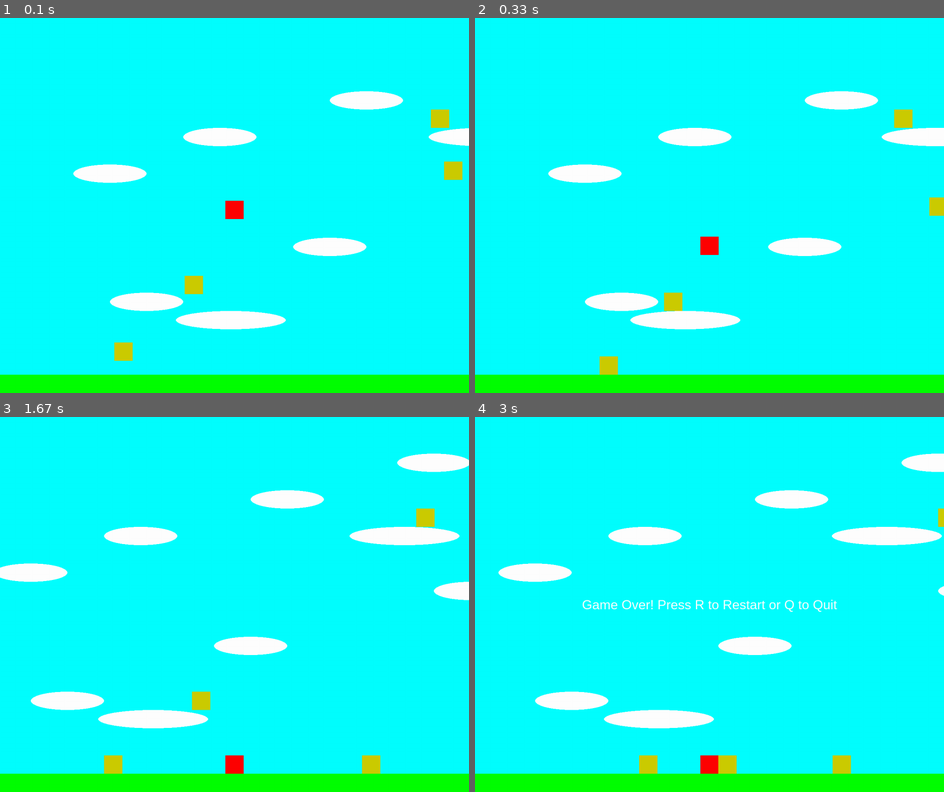
Above: before the commit, frames 1-4 (two rows, left to right).
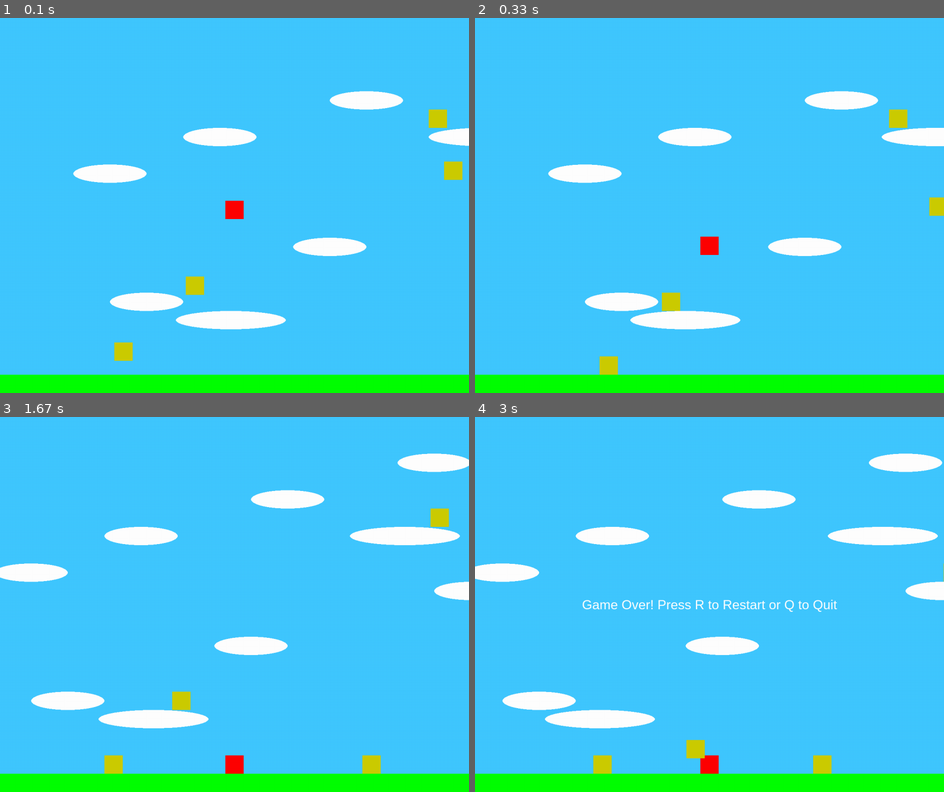
Above: after the commit, the same moments.

Repository: vilaca/pygame-test
Game: pygame game, started from super_mario.py
Same seed, same stepped clock (60 frames per second), same inputs: the game is played once before the commit and once after it.
Inputs:
- Up to frame 1 (0.1 s): no input
- Up to frame 2 (0.33 s): no input
- Up to frame 3 (1.67 s): hold Right 0.33-0.8 s; hold Right 0.83-1.3 s; hold Left from 1.33 s (still down)
- Up to frame 4 (3 s): release Left at 1.87 s; hold Left 1.9-2.3 s; hold Right 2.33-2.97 s

The runs differ from the first frame. In frame 1, 90% of the frame differs, in the area x 0-100%, y 0-96%; in frame 2, 90%; in frame 3, 89%; in frame 4, 92%.

Commit message:
improve sky color, clouds push stronger

Diff:
--- a/super_mario.py
+++ b/super_mario.py
@@ -11,7 +11,7 @@
 FPS = 60
 
 # Colors
-CYAN = (0, 255, 255)
+CYAN = (64, 200, 255)
 RED = (255, 0, 0)
 GREEN = (0, 255, 0)
 DARK_YELLOW = (204, 204, 0)
@@ -261,7 +261,7 @@
             delta_x = platform.update()
             for entity in [player] + [foe for foe in foes]:
                 if entity.on_moving_platform == platform:
-                    entity.rect.x += delta_x * 2
+                    entity.rect.x += delta_x * 2.5
 
         camera.update(player)
 
